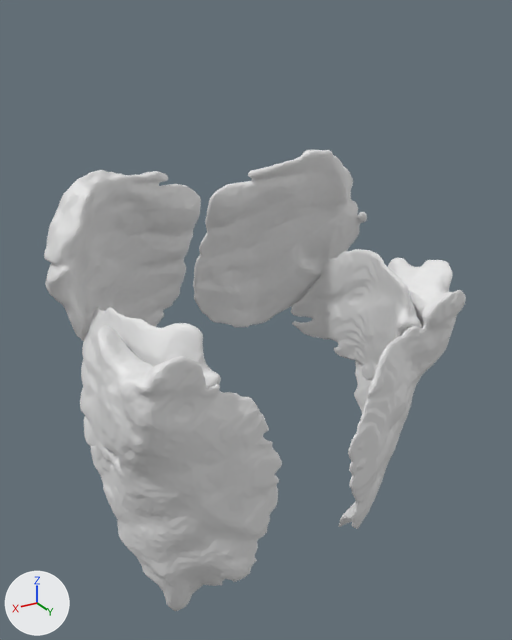
A saved change to the glTF model assets/vhp-ct/male-chest-and-back-muscles.glb.
Rendered twice from a 50 mm camera at (0.295, 0.513, 0.718) aimed at (-0.011, 0.003, 0.463). Lighting does not change. The marker at lower left points along +X, +Y and +Z. The picture after the commit comes second.

Script lines for the objects in view, before the commit:
```python
me_vh_m_pectoralis_major_r = bpy.data.meshes.new('VH_M_pectoralis_major_R')
me_vh_m_pectoralis_major_r.from_pydata(...)  # 4002 vertices, 8000 faces; spans x -0.164..0.002, y -0.118..-0.023, z 0.402..0.603
me_vh_m_serratus_anterior_l = bpy.data.meshes.new('VH_M_serratus_anterior_L')
me_vh_m_serratus_anterior_l.from_pydata(...)  # 4000 vertices, 8000 faces; spans x 0.081..0.152, y -0.066..0.111, z 0.376..0.515
me_vh_m_serratus_anterior_r = bpy.data.meshes.new('VH_M_serratus_anterior_R')
me_vh_m_serratus_anterior_r.from_pydata(...)  # 4002 vertices, 8000 faces; spans x -0.152..-0.103, y -0.087..0.099, z 0.368..0.512
ob_vh_m_pectoralis_major_r = bpy.data.objects.new('VH_M_pectoralis_major_R', me_vh_m_pectoralis_major_r)
ob_vh_m_pectoralis_major_r.location = (0.0, 0.0, 0.0)
ob_vh_m_serratus_anterior_l = bpy.data.objects.new('VH_M_serratus_anterior_L', me_vh_m_serratus_anterior_l)
ob_vh_m_serratus_anterior_l.location = (0.0, 0.0, 0.0)
ob_vh_m_serratus_anterior_r = bpy.data.objects.new('VH_M_serratus_anterior_R', me_vh_m_serratus_anterior_r)
ob_vh_m_serratus_anterior_r.location = (0.0, 0.0, 0.0)
# also in view: 'VH_M_pectoralis_major_L' at (0.085, -0.063, 0.503); 'VH_M_latissimus_dorsi_R' at (-0.112, 0.048, 0.362); 'VH_M_latissimus_dorsi_L' at (0.095, 0.063, 0.364)
```
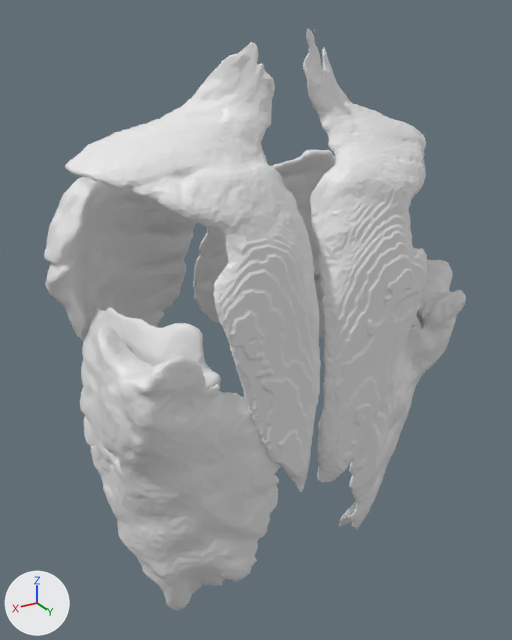
Location of each change, [x1, y1, x2, y2] in pixels of the pictures (512 x 640 px):
'VH_M_trapezius_L', added
    after: [65, 42, 321, 492]
'VH_M_trapezius_R', added
    after: [303, 28, 427, 482]
'VH_M_pectoralis_major_R', unchanged, covered by the edit
    before: [193, 150, 367, 327]
    after: [193, 150, 336, 323]
'VH_M_serratus_anterior_R', unchanged, covered by the edit
    before: [291, 249, 422, 380]
    after: [315, 278, 422, 339]

The change, as a diff of the scene's bpy script:
```diff
--- a/assets/vhp-ct/male-chest-and-back-muscles.glb.py
+++ b/assets/vhp-ct/male-chest-and-back-muscles.glb.py
@@ me_vh_m_trapezius_r @@
+me_vh_m_trapezius_r.from_pydata(...)  # 4003 vertices, 7997 faces; spans x -0.163..-0.005, y 0.001..0.125, z 0.353..0.71
@@ me_vh_m_trapezius_l @@
+me_vh_m_trapezius_l.from_pydata(...)  # 4000 vertices, 7996 faces; spans x -0.003..0.156, y 0.005..0.124, z 0.35..0.701
@@ ob_vh_m_trapezius_r @@
+ob_vh_m_trapezius_r = bpy.data.objects.new('VH_M_trapezius_R', me_vh_m_trapezius_r)
+ob_vh_m_trapezius_r.location = (0.0, 0.0, 0.0)
@@ ob_vh_m_trapezius_l @@
+ob_vh_m_trapezius_l = bpy.data.objects.new('VH_M_trapezius_L', me_vh_m_trapezius_l)
+ob_vh_m_trapezius_l.location = (0.0, 0.0, 0.0)
```
